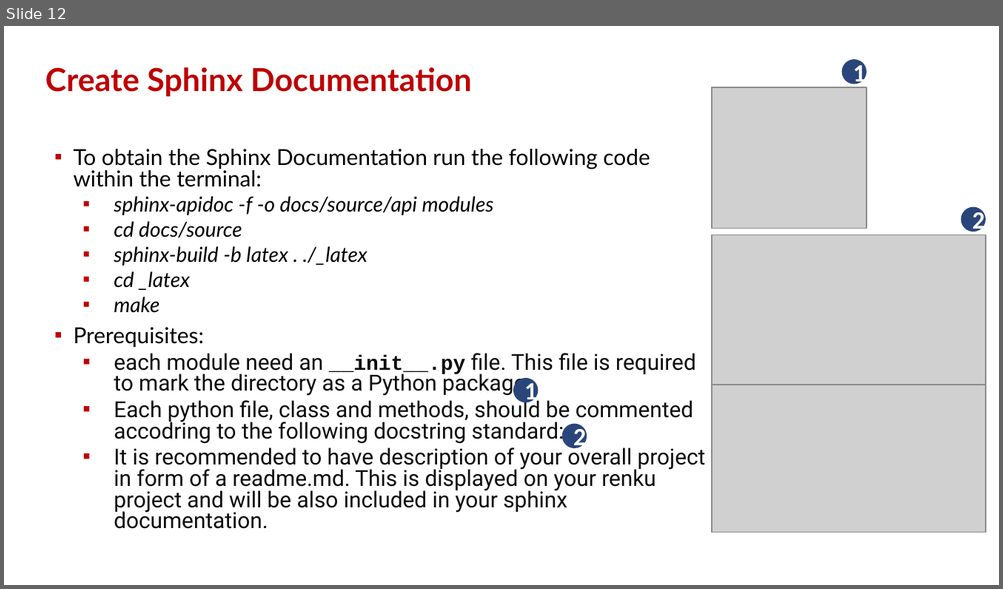
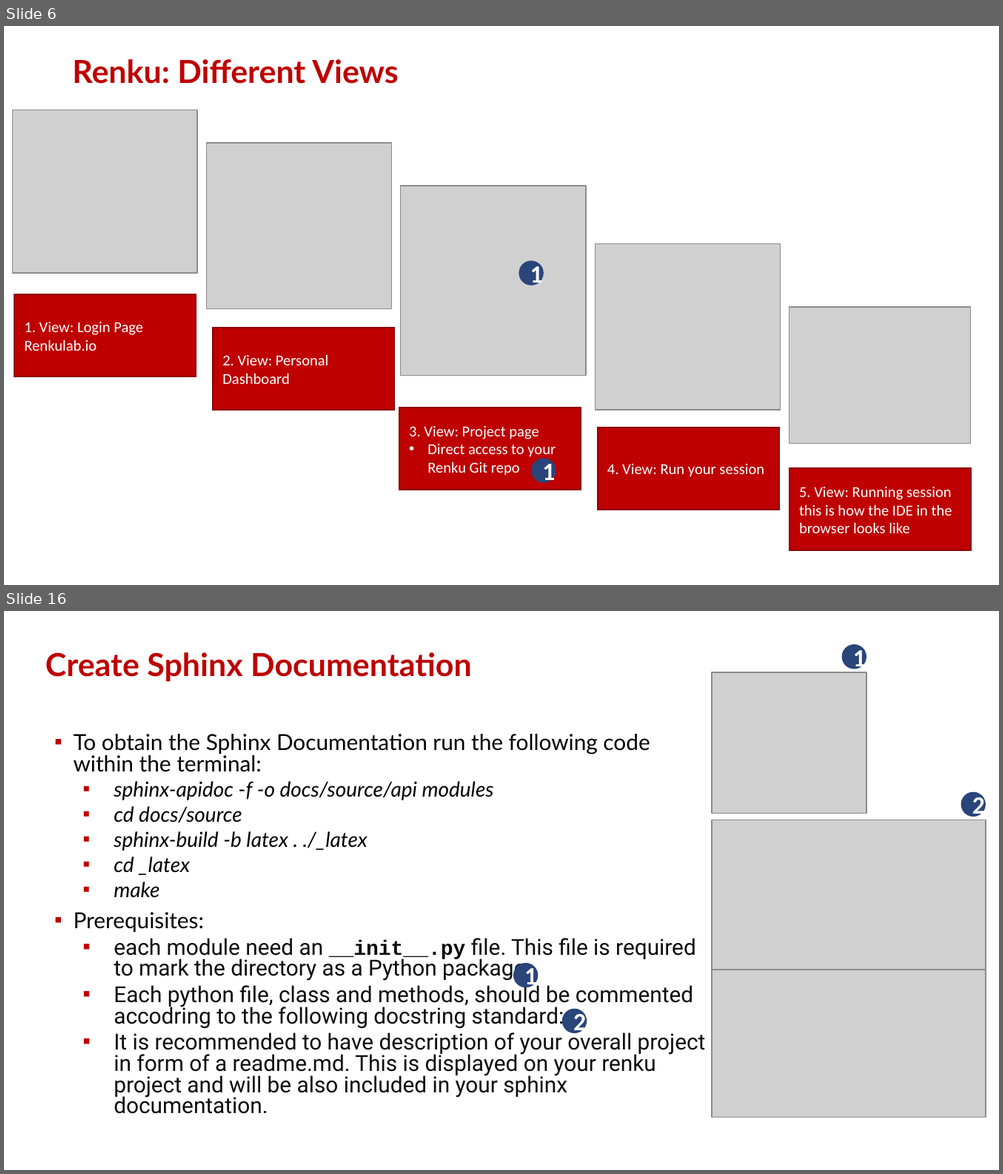
Before and after one commit to hues-platform/renku_templates, a slide deck: python/Draft_Renku_Checklist_V01.pptx. Shown one above the other, each under a label of ours: slide 12 before the commit, slides 6 and 16 after it; the slides between them are not shown. The pictures are 1003x589 and 1003x1174 pixels, drawn with LibreOffice and Linux fonts; fonts in the diff are those of the drawing; grey boxes stand for pictures; background and template pictures are left out. Boxes give left, top, right and bottom in pixels: in the first picture for what was removed or moved away, otherwise in the second. Text is boxed around its words. In the diff, an @@ line names an element or a change of style, - is before the commit and + after.

Commit message:
updated draft renku checklist

```diff
--- a/python/Draft_Renku_Checklist_V01.pptx
+++ b/python/Draft_Renku_Checklist_V01.pptx
@@ slide 6 added at (x1=4, y1=26, x2=999, y2=585), background #FFFFFF at 85% opacity @@
@@ title added at (x1=72, y1=59, x2=398, y2=84), 23 pt, text #BE0000, bold @@
+Renku: Different Views
@@ picture added at (x1=13, y1=110, x2=197, y2=272) @@
@@ picture added at (x1=206, y1=144, x2=391, y2=309) @@
@@ picture added at (x1=401, y1=186, x2=586, y2=376) @@
@@ picture added at (x1=595, y1=244, x2=780, y2=410) @@
@@ ellipse added at (x1=518, y1=261, x2=543, y2=286), fill #2A457A, 18 pt, text #FFFFFF, bold @@
+1
@@ rectangle added at (x1=15, y1=295, x2=196, y2=377), fill #BE0000, outline #8D0000 1 pt, 11 pt, text #FFFFFF @@
+1. View: Login Page Renkulab.io
@@ picture added at (x1=788, y1=307, x2=970, y2=443) @@
@@ rectangle added at (x1=213, y1=329, x2=394, y2=411), fill #BE0000, outline #8D0000 1 pt, 11 pt, text #FFFFFF @@
+2. View: Personal Dashboard
@@ rectangle added at (x1=399, y1=408, x2=580, y2=491), fill #BE0000, outline #8D0000 1 pt, 11 pt, text #FFFFFF @@
+3. View: Project page
+• Direct access to your Renku Git repo
@@ rectangle added at (x1=597, y1=428, x2=779, y2=511), fill #BE0000, outline #8D0000 1 pt, 11 pt, text #FFFFFF @@
+4. View: Run your session
@@ ellipse added at (x1=531, y1=459, x2=556, y2=483), fill #2A457A, 18 pt, text #FFFFFF, bold @@
+1
@@ rectangle added at (x1=788, y1=469, x2=970, y2=551), fill #BE0000, outline #8D0000 1 pt, 11 pt, text #FFFFFF @@
+5. View: Running session
+this is how the IDE in the browser looks like
@@ what was slide 12 is now slide 16 @@
```
Also in this commit, not shown: 12 slides changed, 4 other slides added.
